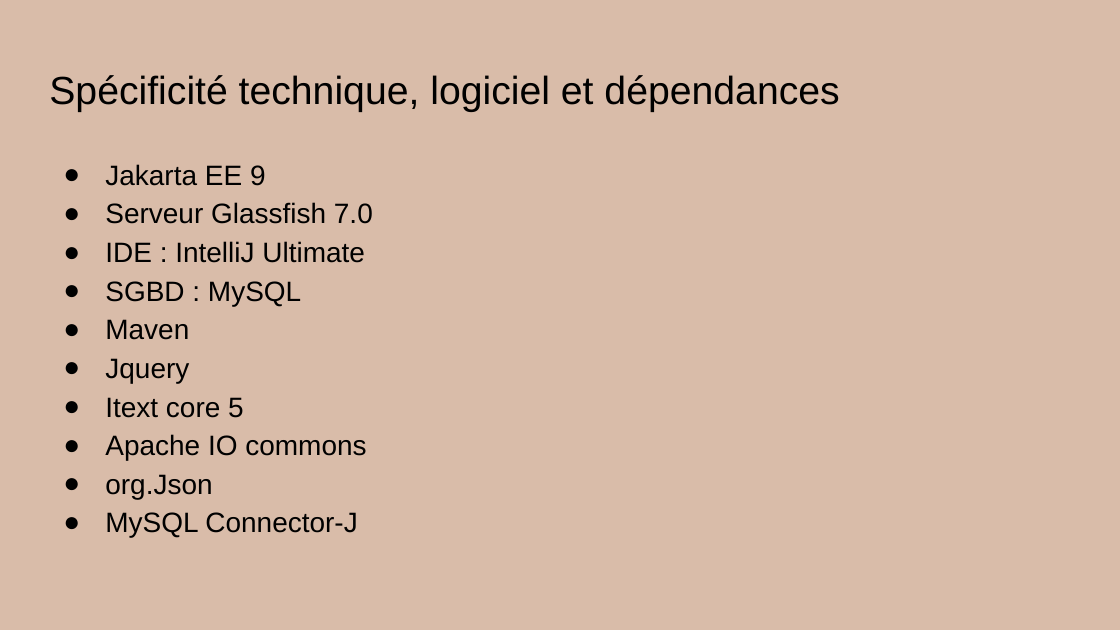
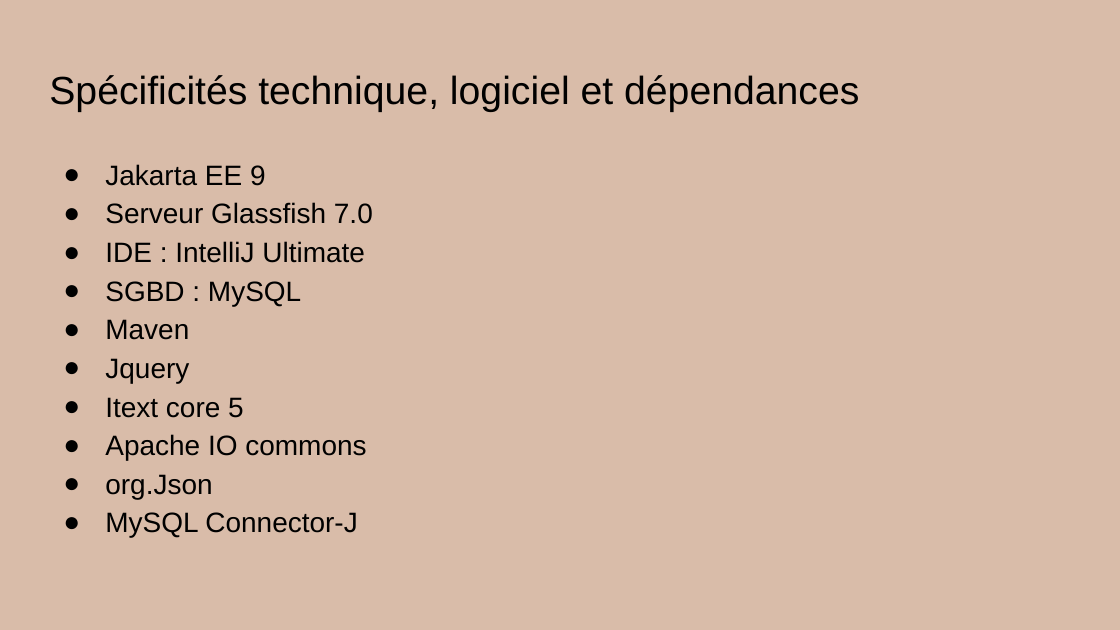
Before and after one commit to Tartopoiro/ITFAM-depreciated-, a slide deck: slide 5 of AccountX.pptx. Drawn at 1120x630 pixels with LibreOffice and Linux fonts; fonts in the diff are those of the drawing; background and template pictures are left out. Boxes give left, top, right and bottom in pixels: in the first picture for what was removed or moved away, otherwise in the second. Text is boxed around its words. In the diff, an @@ line names an element or a change of style, - is before the commit and + after.

```diff
--- a/AccountX.pptx
+++ b/AccountX.pptx
@@ title at box(49, 75, 859, 112): text changed @@
-Spécificité technique, logiciel et dépendances
+Spécificités technique, logiciel et dépendances
```
Also in this commit, not shown: 6 other slides changed, 7 other files.
